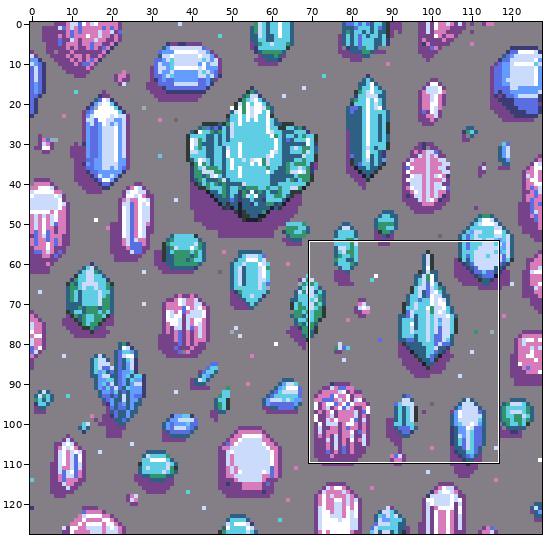
File history of a pixel-art file, Assets/Character/Aseprtite Frames/more ideas.aseprite. Above: a wide view before the commit, with the close-up outlined.
Close-up. The starting point:
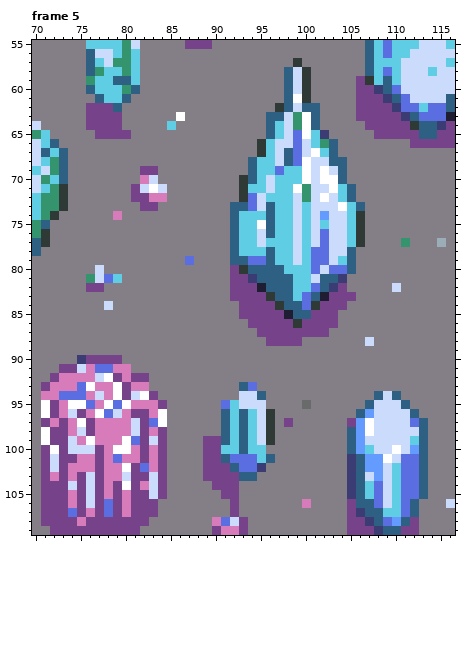
128x128 pixels, 6 frames. Shown: frame 5: x 70..116, y 55..109.
The result:
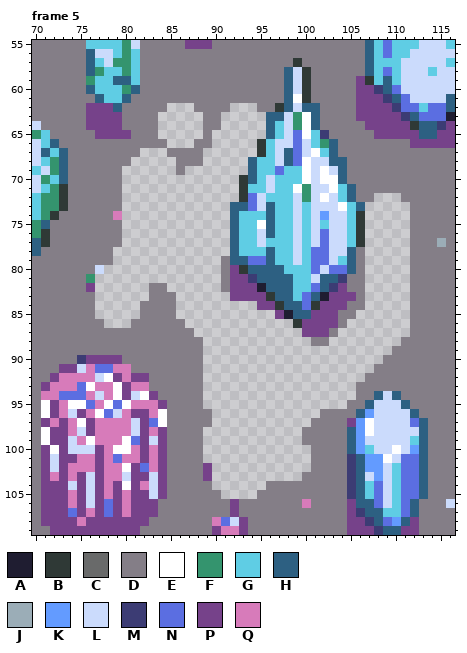
Palette (. is transparent): A #1f1d31  B #2f3936  C #696a6a  D #847e87  E #ffffff  F #34946e  G #5fcde4  H #2d6082  J #9badb7  K #639bff  L #cbdbfc  M #3c3c74  N #5b6ee1  P #76428a  Q #d77bba
Change:
Changed rows in their new state; - is an unchanged pixel.
Frame 5:
first column x 77:
 62 --------...----...-----------------
 63 -------.....--.....----------------
 64 -------.....--.....----------------
 65 -------.....-......----------------
 66 --------...--.....-----------------
 67 -----...----......-----------------
 68 ----.....---.....------------------
 69 ---......-.......------------------
 70 ---.............-------------------
 71 ---.............-------------------
 72 ---.............---------------...-
 73 ---............---------------.....
 74 ---............---------------.....
 75 ---............---------------.....
 76 ---............---------------.....
 77 ---............---------------.....
 78 --.............---------------.....
 79 --............----------------.....
 80 -.............----------------.....
 81 ..............----------------.....
 82 ......--......----------------.....
 83 ......---......---------------.....
 84 .....----.........------------.....
 85 .....----...........---------......
 86 -...------............------.......
 87 -----------............----........
 88 ------------............--........-
 89 ------------.....................--
 90 ------------....................---
 91 ------------...................----
 92 ------------..................-----
 93 ------------.................------
 94 ------------.................------
 95 ------------................-------
 96 -------------............----------
 97 -------------...........-----------
 98 ------------...........------------
 99 ------------...........------------
100 ------------............-----------
101 ------------............-----------
102 -------------...........-----------
103 -------------..........------------
104 -------------......----------------
105 --------------....-----------------
Pixel boxes of the changes (left, top, right, bottom) in both close-ups:
erased: (95, 103, 410, 499)
